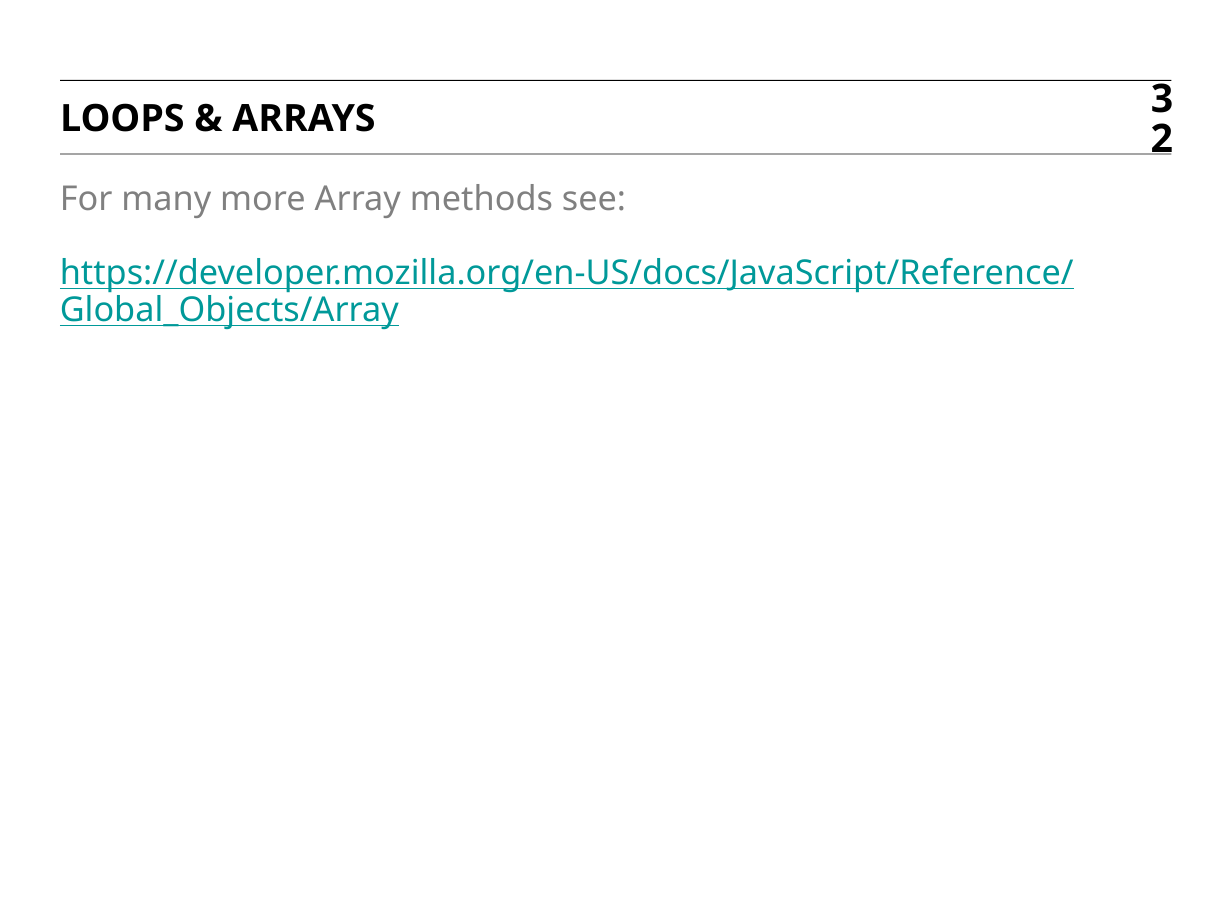
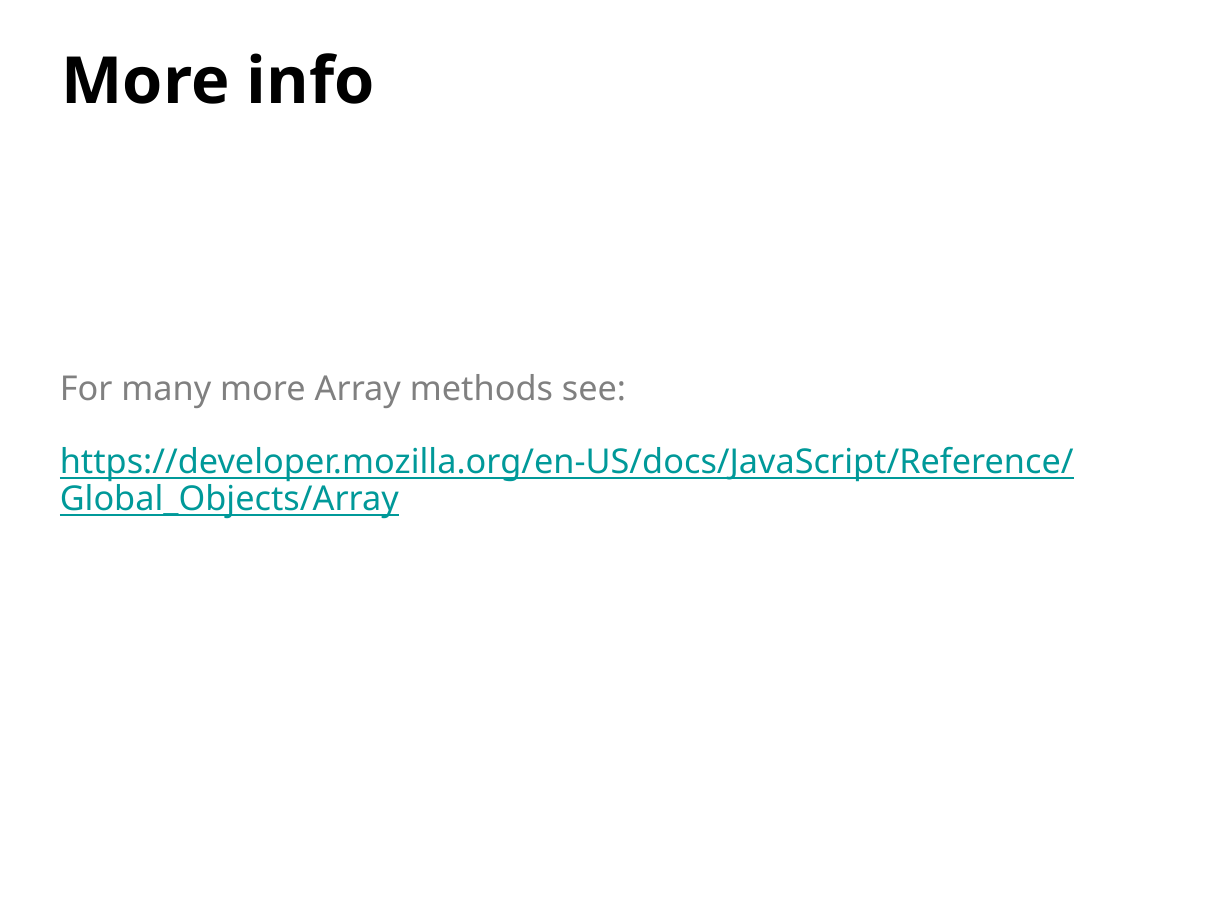
Before and after one commit to HaloZero/FEWD_Curriculum_24, a slide deck: slide 7 of Week_05_DRY/09_Lab_Session/arrays/slides/arrays.pptx (slide 6 before the commit). Drawn at 1232x924 pixels with LibreOffice and Linux fonts; fonts in the diff are those of the drawing. Boxes give left, top, right and bottom in pixels: in the first picture for what was removed or moved away, otherwise in the second. Text is boxed around its words. In the diff, an @@ line names an element or a change of style, - is before the commit and + after.

```diff
--- a/Week_05_DRY/09_Lab_Session/arrays/slides/arrays.pptx
+++ b/Week_05_DRY/09_Lab_Session/arrays/slides/arrays.pptx
@@ title added at [62,53,375,104], 38 pt, text #000000, bold @@
+More info
@@ line removed from (60, 80) to (1172, 80) @@
@@ text removed at [60,103,375,132] @@
-LOOPS & ARRAYS
@@ text removed at [1120,101,1173,140] @@
-32
@@ line removed from (60, 154) to (1172, 154) @@
@@ text "For many more Array methods ...": place and size @@
-text "For many more Array methods ..." at [60,184,1074,330]
+text "For many more Array methods ..." at [60,374,1074,519]
```
Also in this commit, not shown: 2 slides added, 1 other file.
